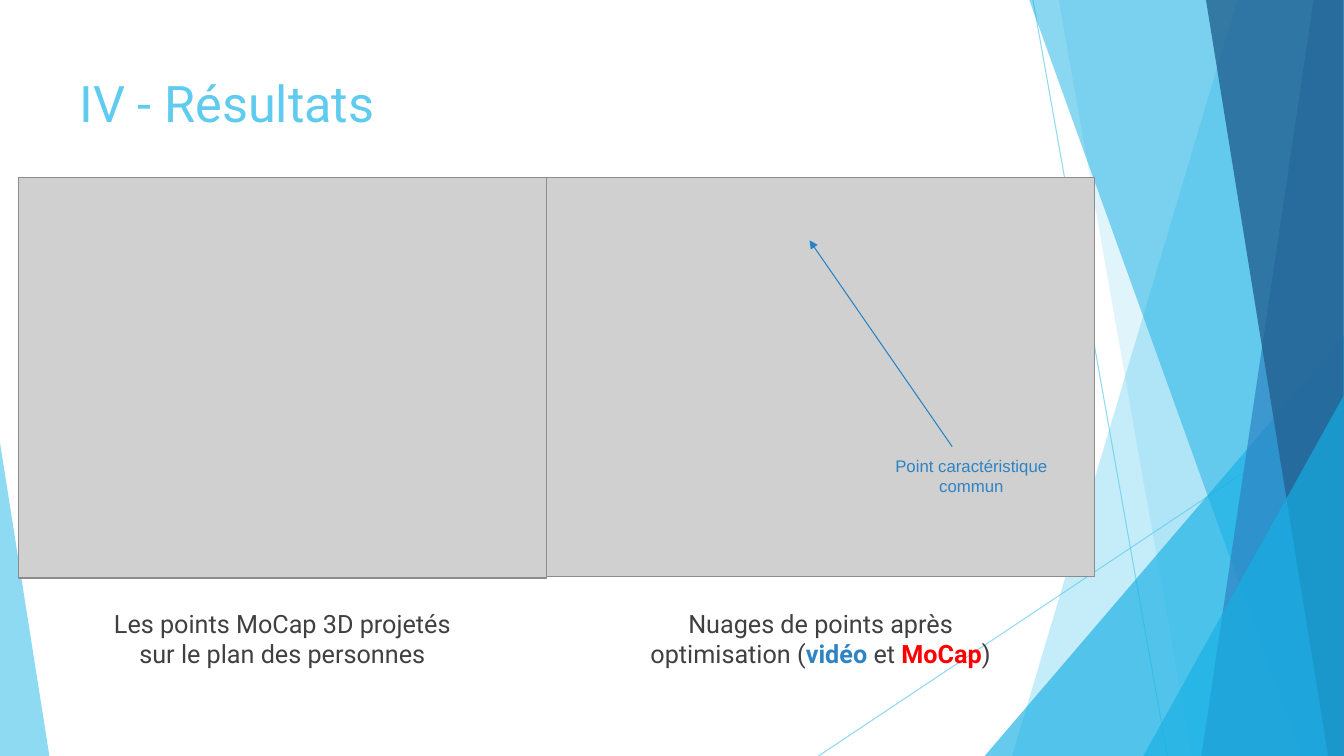
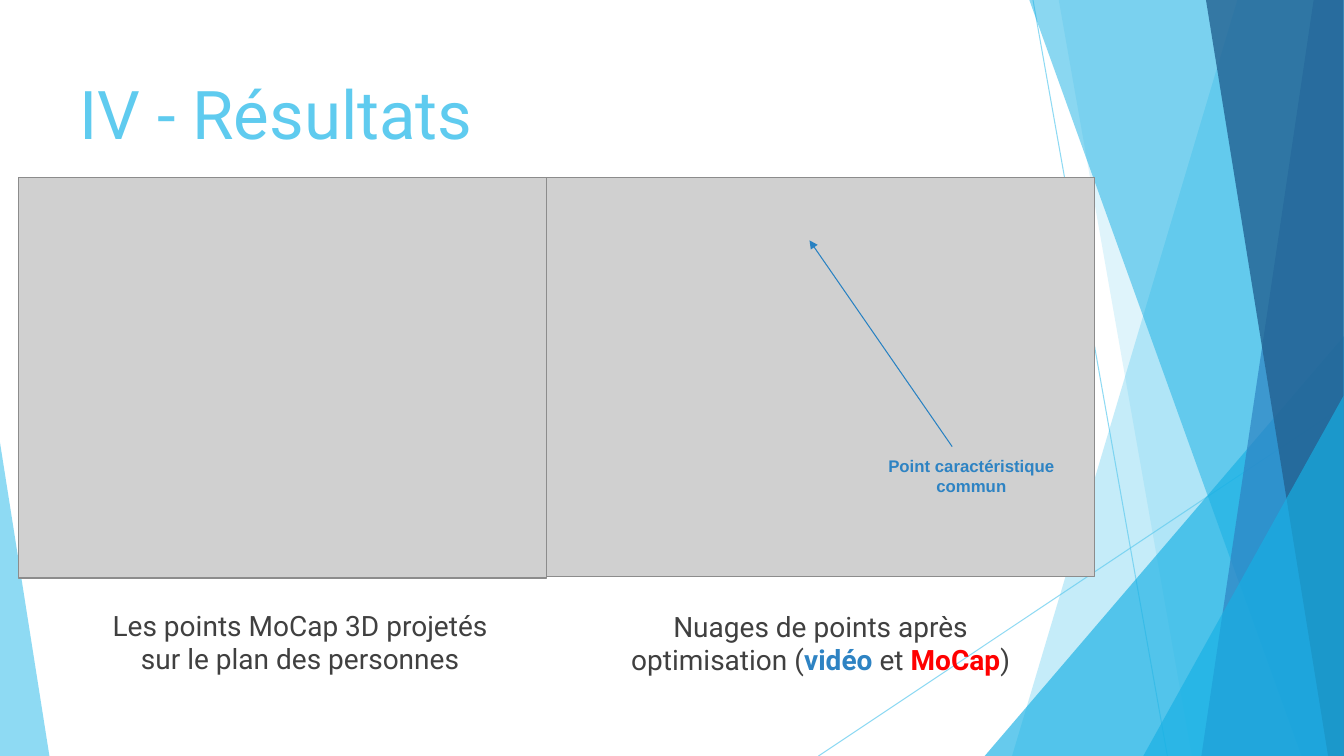
Before and after one commit to marc921/GesteIA, a slide deck: slide 11 of Présentation.pptx. Drawn at 1344x756 pixels with LibreOffice and Linux fonts; fonts in the diff are those of the drawing; grey boxes stand for pictures. Boxes give left, top, right and bottom in pixels: in the first picture for what was removed or moved away, otherwise in the second. Text is boxed around its words. In the diff, an @@ line names an element or a change of style, - is before the commit and + after.

```diff
--- a/Présentation.pptx
+++ b/Présentation.pptx
@@ title "IV - Résultats" at (80, 88, 472, 140): size 36 to 48 pt @@
@@ text "Point caractéristique commun" at (888, 459, 1054, 492): bold on @@
@@ text "Les points MoCap 3D projetés ..." at (113, 615, 487, 675): size 18 to 20 pt @@
@@ text "Nuages de points après optimisation ...": place and size @@
-text "Nuages de points après optimisation ..." at (650, 614, 990, 669)
+text "Nuages de points après optimisation ..." at (631, 616, 1010, 677)
@@ text "Nuages de points après optimisation ..." at (631, 616, 1010, 677): size 18 to 20 pt @@
```
Also in this commit, not shown: 11 other slides changed.
